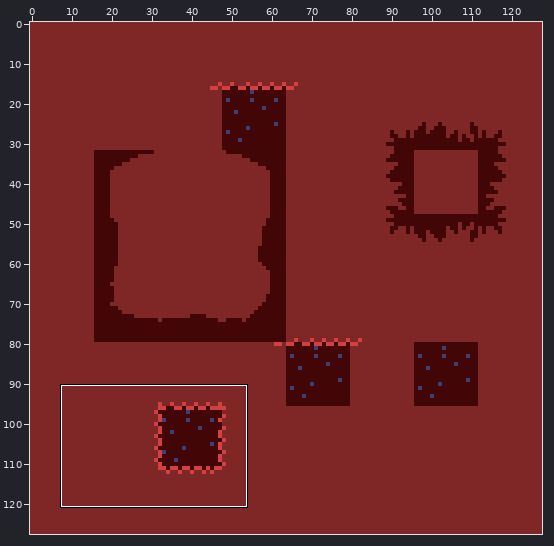
Two versions of one sprite sheet, tilesets/HelltileWalls.png. The picture above shows the old version from afar; the outline marks the close-up.
Close-up. Old version:
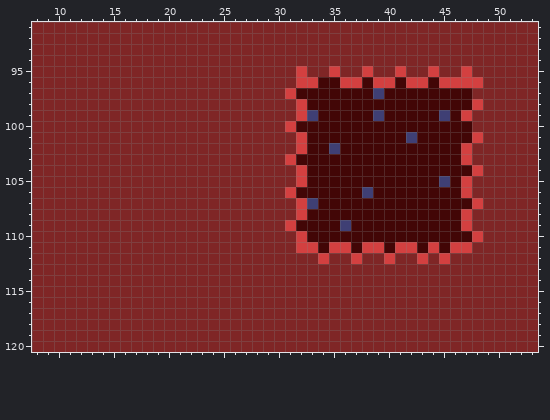
The file is 128x128 pixels. Shown: x 8..53, y 91..120.
After the commit:
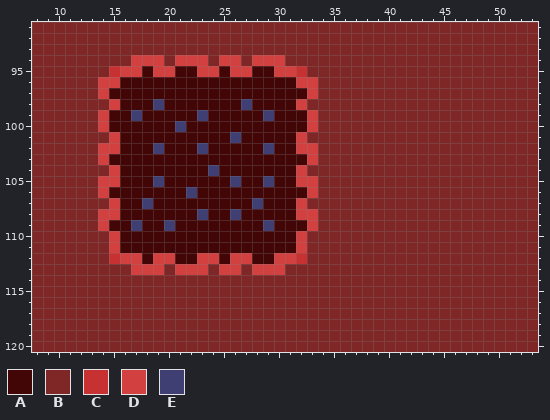
Palette (. is transparent): A #420606  B #7f2626  C #c83131  D #d34040  E #3f3f74
From old to new:
Changed rows in their new state; - is an unchanged pixel.
first column x 14:
 94 ---DDD-DDD-DD-DDD------------------
 95 -CDDADDAADDADDAADDC--B--B--B--B--B-
 96 DDAAAAAAAAAAAAAAAA--BBBBBBBBBBBBBBB
 97 DAAAAAAAAAAAAAAAAA-DBBBBBBBBBBBBBB-
 98 -DAAAEAAAAAAAEAAAA-BBBBBBBBBBBBBBBB
 99 DAAEAAAAAEAAAAAEAAADBBBBBBBBBBBBBB-
100 DAAAAAAEAAAAAAAAAA-DBBBBBBBBBBBBBB-
101 -DAAAAAAAAAAEAAAAA-BBBBBBBBBBBBBBBB
102 DDAAAEAAAEAAAAAEAA-DBBBBBBBBBBBBBB-
103 DAAAAAAAAAAAAAAAAA-DBBBBBBBBBBBBBB-
104 -DAAAAAAAAEAAAAAAA-BBBBBBBBBBBBBBBB
105 DDAAAEAAAAAAEAAEAA-DBBBBBBBBBBBBBB-
106 DAAAAAAAEAAAAAAAAA-DBBBBBBBBBBBBBB-
107 -DAAEAAAAAAAAAEAAA-BBBBBBBBBBBBBBBB
108 DDAAAAAAAEAAEAAAAA-DBBBBBBBBBBBBBB-
109 DAAEAAEAAAAAAAAEAA-DBBBBBBBBBBBBBB-
110 -DAAAAAAAAAAAAAAAA-BBBBBBBBBBBBBBBB
111 -DAAAAAAAAAAAAAAAA-BBBBBBBBBBBBBBB-
112 -CDDADDAADDADDAADDC-B--B--B--B-B---
113 ---DDD-DDD-DD-DDD------------------
